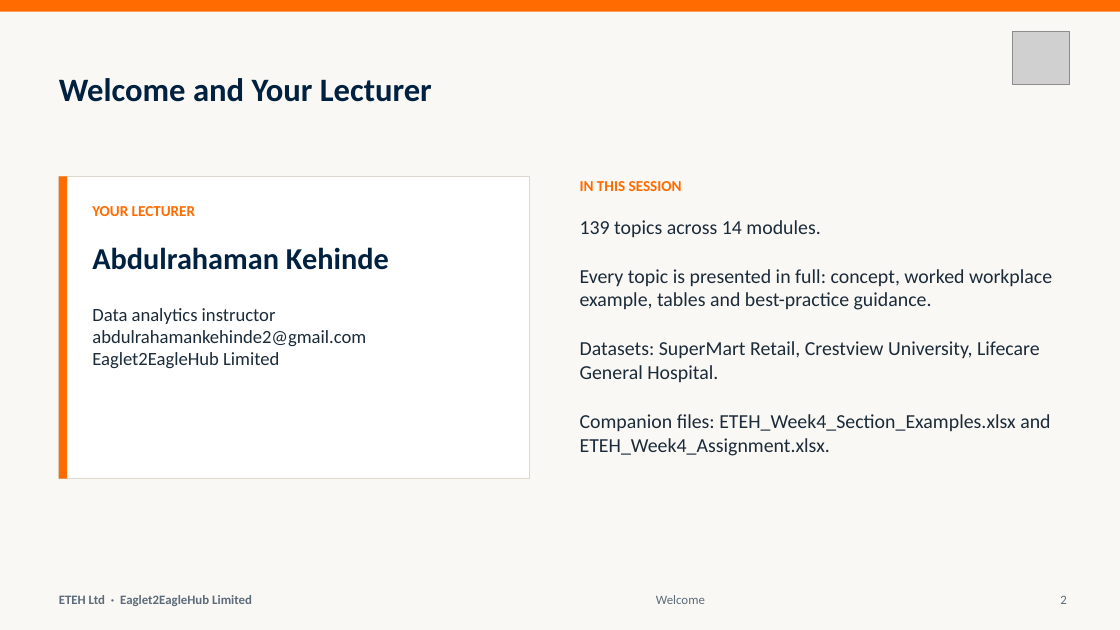
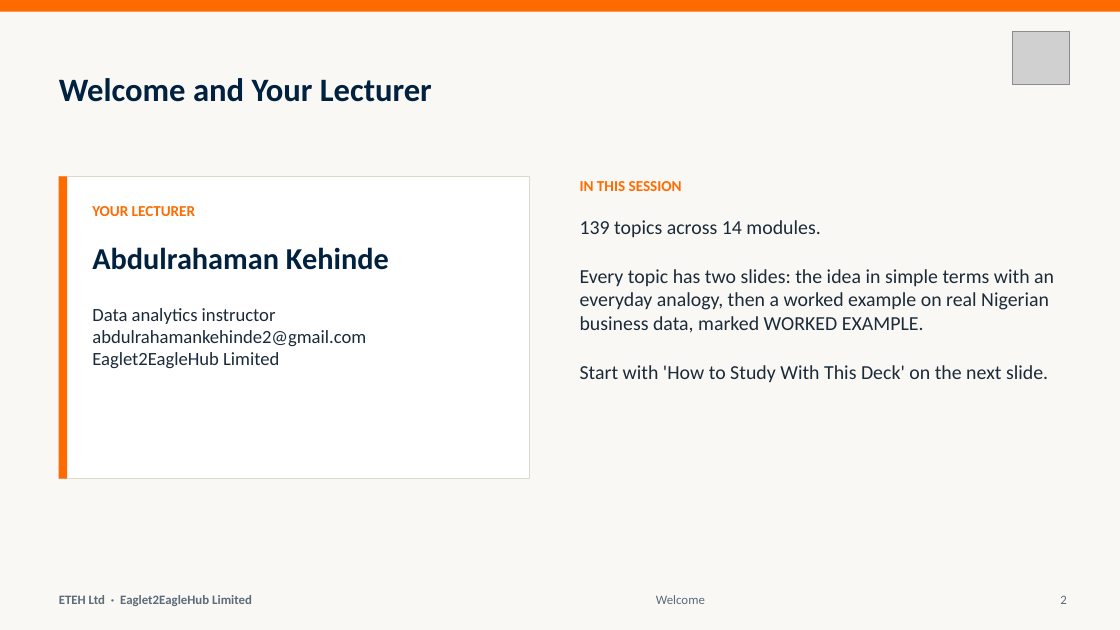
Before and after one commit to MaxiKen/ETEH, a slide deck: slide 2 of ETEH_Bootcamp_Pack/ETEH_Vol4_Week4_Stats_Forecast_AI_Slides.pptx. Drawn at 1120x630 pixels with LibreOffice and Linux fonts; fonts in the diff are those of the drawing; grey boxes stand for pictures. Boxes give left, top, right and bottom in pixels: in the first picture for what was removed or moved away, otherwise in the second. Text is boxed around its words. In the diff, an @@ line names an element or a change of style, - is before the commit and + after.

```diff
--- a/ETEH_Bootcamp_Pack/ETEH_Vol4_Week4_Stats_Forecast_AI_Slides.pptx
+++ b/ETEH_Bootcamp_Pack/ETEH_Vol4_Week4_Stats_Forecast_AI_Slides.pptx
@@ text at bbox=[580, 269, 1054, 383]: text changed @@
-Every topic is presented in full: concept, worked workplace example, tables and best-practice guidance.
-Datasets: SuperMart Retail, Crestview University, Lifecare General Hospital.
-Companion files: ETEH_Week4_Section_Examples.xlsx and ETEH_Week4_Assignment.xlsx.
+Every topic has two slides: the idea in simple terms with an everyday analogy, then a worked example on real Nigerian business data, marked WORKED EXAMPLE.
+Start with 'How to Study With This Deck' on the next slide.
```
Also in this commit, not shown: 180 other slides changed, 29 slides added, 20 slides removed, 5 other files.
